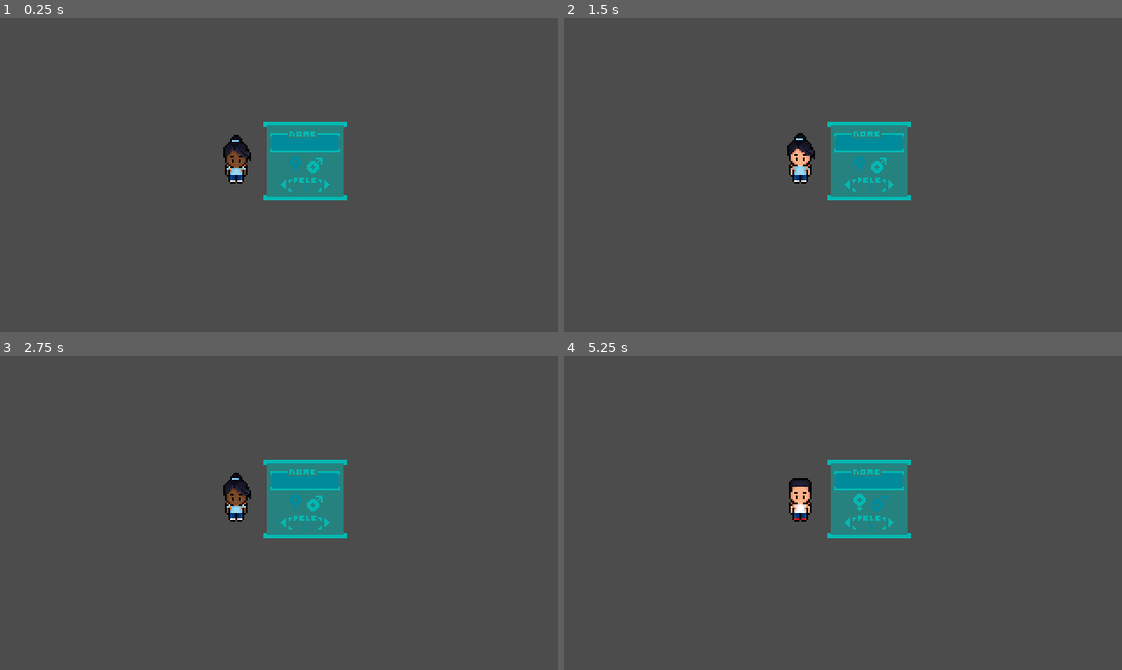
Above: before the commit, frames 1-4 (two rows, left to right).
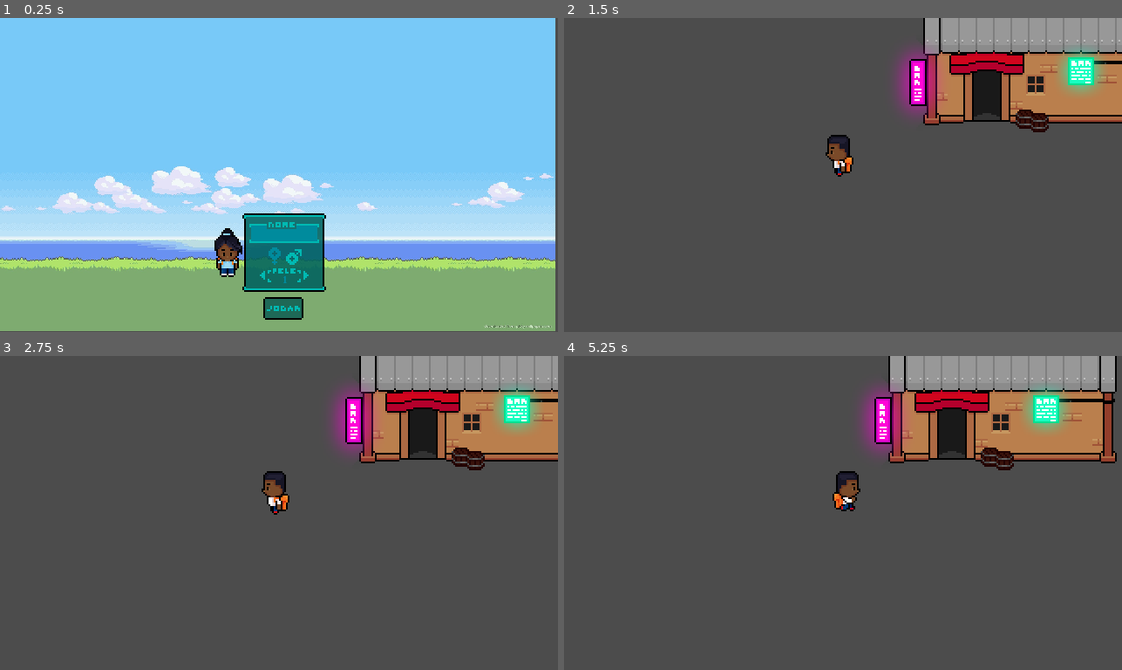
Above: after the commit, the same moments.

Repository: LeonardoLpds/the-game
Game: Godot game, scene res://Scenes/CharCreation/CharCreate.tscn
The game is run twice, just before and just after one commit, with the same random seed, the same clock (stepped at 60 frames per second) and the same inputs. Before the commit the project has no main scene; this scene is started directly in both runs.
Inputs (mouse positions are in pixels of both pictures, inside the frame that each line leads up to):
- Up to frame 1 (0.25 s): no input
- Up to frame 2 (1.5 s): click (848, 306) at 0.52 s; click (893, 184) at 1.27 s
- Up to frame 3 (2.75 s): click (329, 522) at 2.02 s
- Up to frame 4 (5.25 s): click (859, 503) at 2.77 s; click (876, 503) at 3.52 s; click (848, 522) at 4.27 s; hold Right (ui_right) from 5.03 s (still down)

The runs differ from the first frame. In frame 1, 99% of the frame differs, in the area x 0-100%, y 0-100%; in frame 2, 17%; in frame 3, 17%; in frame 4, 19%.

Commit message:
Alterando scene e criando animações do player

Diff:
--- /dev/null
+++ b/Player/Player.gd
@@ -0,0 +1,26 @@
+extends KinematicBody2D
+
+const WALK_SPEED = 130
+const ACCELERATION = 20
+
+var velocity = Vector2.ZERO
+
+onready var animationPlayer = $AnimationPlayer
+onready var animationTree = $AnimationTree
+onready var animationState = animationTree.get("parameters/playback")
+
+func _physics_process(_delta):
+	var x = Input.get_action_strength("ui_right") - Input.get_action_strength("ui_left")
+	var y = Input.get_action_strength("ui_down") - Input.get_action_strength("ui_up")
+	var input = Vector2(x, y).normalized()
+
+	if input != Vector2.ZERO:
+		animationTree.set("parameters/Idle/blend_position", input)
+		animationTree.set("parameters/Run/blend_position", input)
+		animationState.travel("Run")
+		velocity = velocity.move_toward(input * WALK_SPEED, ACCELERATION)
+	else:
+		animationState.travel("Idle")
+		velocity = velocity.move_toward(Vector2.ZERO, ACCELERATION)
+
+	velocity = move_and_slide(velocity)
--- /dev/null
+++ b/Player/Player.tscn
@@ -0,0 +1,337 @@
+[gd_scene load_steps=26 format=2]
+
+[ext_resource path="res://Player/Heroi.png" type="Texture" id=1]
+[ext_resource path="res://Player/Player.gd" type="Script" id=2]
+
+[sub_resource type="CapsuleShape2D" id=1]
+radius = 1.99299
+height = 12.1875
+
+[sub_resource type="Animation" id=2]
+resource_name = "Idle down"
+length = 0.8
+loop = true
+tracks/0/type = "value"
+tracks/0/path = NodePath("Sprite:frame")
+tracks/0/interp = 1
+tracks/0/loop_wrap = true
+tracks/0/imported = false
+tracks/0/enabled = true
+tracks/0/keys = {
+"times": PoolRealArray( 0, 0.4 ),
+"transitions": PoolRealArray( 1, 1 ),
+"update": 1,
+"values": [ 12, 13 ]
+}
+tracks/1/type = "value"
+tracks/1/path = NodePath("Sprite:flip_h")
+tracks/1/interp = 1
+tracks/1/loop_wrap = true
+tracks/1/imported = false
+tracks/1/enabled = true
+tracks/1/keys = {
+"times": PoolRealArray( 0 ),
+"transitions": PoolRealArray( 1 ),
+"update": 1,
+"values": [ false ]
+}
+
+[sub_resource type="Animation" id=3]
+resource_name = "Idle left"
+length = 0.8
+loop = true
+tracks/0/type = "value"
+tracks/0/path = NodePath("Sprite:frame")
+tracks/0/interp = 1
+tracks/0/loop_wrap = true
+tracks/0/imported = false
+tracks/0/enabled = true
+tracks/0/keys = {
+"times": PoolRealArray( 0, 0.4 ),
+"transitions": PoolRealArray( 1, 1 ),
+"update": 1,
+"values": [ 16, 17 ]
+}
+tracks/1/type = "value"
+tracks/1/path = NodePath("Sprite:flip_h")
+tracks/1/interp = 1
+tracks/1/loop_wrap = true
+tracks/1/imported = false
+tracks/1/enabled = true
+tracks/1/keys = {
+"times": PoolRealArray( 0 ),
+"transitions": PoolRealArray( 1 ),
+"update": 1,
+"values": [ false ]
+}
+
+[sub_resource type="Animation" id=4]
+resource_name = "Idle right"
+length = 0.8
+loop = true
+tracks/0/type = "value"
+tracks/0/path = NodePath("Sprite:frame")
+tracks/0/interp = 1
+tracks/0/loop_wrap = true
+tracks/0/imported = false
+tracks/0/enabled = true
+tracks/0/keys = {
+"times": PoolRealArray( 0, 0.4 ),
+"transitions": PoolRealArray( 1, 1 ),
+"update": 1,
+"values": [ 16, 17 ]
+}
+tracks/1/type = "value"
+tracks/1/path = NodePath("Sprite:flip_h")
+tracks/1/interp = 1
+tracks/1/loop_wrap = true
+tracks/1/imported = false
+tracks/1/enabled = true
+tracks/1/keys = {
+"times": PoolRealArray( 0 ),
+"transitions": PoolRealArray( 1 ),
+"update": 1,
+"values": [ true ]
+}
+
+[sub_resource type="Animation" id=5]
+resource_name = "Idle up"
+length = 0.8
+loop = true
+tracks/0/type = "value"
+tracks/0/path = NodePath("Sprite:frame")
+tracks/0/interp = 1
+tracks/0/loop_wrap = true
+tracks/0/imported = false
+tracks/0/enabled = true
+tracks/0/keys = {
+"times": PoolRealArray( 0, 0.4 ),
+"transitions": PoolRealArray( 1, 1 ),
+"update": 1,
+"values": [ 20, 21 ]
+}
+tracks/1/type = "value"
+tracks/1/path = NodePath("Sprite:flip_h")
+tracks/1/interp = 1
+tracks/1/loop_wrap = true
+tracks/1/imported = false
+tracks/1/enabled = true
+tracks/1/keys = {
+"times": PoolRealArray( 0 ),
+"transitions": PoolRealArray( 1 ),
+"update": 1,
+"values": [ false ]
+}
+
+[sub_resource type="Animation" id=6]
+length = 0.8
+loop = true
+tracks/0/type = "value"
+tracks/0/path = NodePath("Sprite:frame")
+tracks/0/interp = 1
+tracks/0/loop_wrap = true
+tracks/0/imported = false
+tracks/0/enabled = true
+tracks/0/keys = {
+"times": PoolRealArray( 0, 0.1, 0.2, 0.3, 0.4, 0.5, 0.6, 0.7 ),
+"transitions": PoolRealArray( 1, 1, 1, 1, 1, 1, 1, 1 ),
+"update": 1,
+"values": [ 24, 25, 26, 27, 28, 29, 30, 31 ]
+}
+tracks/1/type = "value"
+tracks/1/path = NodePath("Sprite:flip_h")
+tracks/1/interp = 1
+tracks/1/loop_wrap = true
+tracks/1/imported = false
+tracks/1/enabled = true
+tracks/1/keys = {
+"times": PoolRealArray( 0 ),
+"transitions": PoolRealArray( 1 ),
+"update": 1,
+"values": [ false ]
+}
+
+[sub_resource type="Animation" id=7]
+length = 0.8
+loop = true
+tracks/0/type = "value"
+tracks/0/path = NodePath("Sprite:frame")
+tracks/0/interp = 1
+tracks/0/loop_wrap = true
+tracks/0/imported = false
+tracks/0/enabled = true
+tracks/0/keys = {
+"times": PoolRealArray( 0, 0.1, 0.2, 0.3, 0.4, 0.5, 0.6, 0.7 ),
+"transitions": PoolRealArray( 1, 1, 1, 1, 1, 1, 1, 1 ),
+"update": 1,
+"values": [ 36, 37, 38, 39, 40, 41, 42, 43 ]
+}
+tracks/1/type = "value"
+tracks/1/path = NodePath("Sprite:flip_h")
+tracks/1/interp = 1
+tracks/1/loop_wrap = true
+tracks/1/imported = false
+tracks/1/enabled = true
+tracks/1/keys = {
+"times": PoolRealArray( 0 ),
+"transitions": PoolRealArray( 1 ),
+"update": 1,
+"values": [ false ]
+}
+
+[sub_resource type="Animation" id=8]
+length = 0.8
+loop = true
+tracks/0/type = "value"
+tracks/0/path = NodePath("Sprite:frame")
+tracks/0/interp = 1
+tracks/0/loop_wrap = true
+tracks/0/imported = false
+tracks/0/enabled = true
+tracks/0/keys = {
+"times": PoolRealArray( 0, 0.1, 0.2, 0.3, 0.4, 0.5, 0.6, 0.7 ),
+"transitions": PoolRealArray( 1, 1, 1, 1, 1, 1, 1, 1 ),
+"update": 1,
+"values": [ 36, 37, 38, 39, 40, 41, 42, 43 ]
+}
+tracks/1/type = "value"
+tracks/1/path = NodePath("Sprite:flip_h")
+tracks/1/interp = 1
+tracks/1/loop_wrap = true
+tracks/1/imported = false
+tracks/1/enabled = true
+tracks/1/keys = {
+"times": PoolRealArray( 0 ),
+"transitions": PoolRealArray( 1 ),
+"update": 1,
+"values": [ true ]
+}
+
+[sub_resource type="Animation" id=9]
+length = 0.8
+loop = true
+tracks/0/type = "value"
+tracks/0/path = NodePath("Sprite:frame")
+tracks/0/interp = 1
+tracks/0/loop_wrap = true
+tracks/0/imported = false
+tracks/0/enabled = true
+tracks/0/keys = {
+"times": PoolRealArray( 0, 0.1, 0.2, 0.3, 0.4, 0.5, 0.6, 0.7 ),
+"transitions": PoolRealArray( 1, 1, 1, 1, 1, 1, 1, 1 ),
+"update": 1,
+"values": [ 48, 49, 50, 51, 52, 53, 54, 55 ]
+}
+tracks/1/type = "value"
+tracks/1/path = NodePath("Sprite:flip_h")
+tracks/1/interp = 1
+tracks/1/loop_wrap = true
+tracks/1/imported = false
+tracks/1/enabled = true
+tracks/1/keys = {
+"times": PoolRealArray( 0 ),
+"transitions": PoolRealArray( 1 ),
+"update": 1,
+"values": [ false ]
+}
+
+[sub_resource type="AnimationNodeAnimation" id=13]
+animation = "Idle left"
+
+[sub_resource type="AnimationNodeAnimation" id=14]
+animation = "Idle down"
+
+[sub_resource type="AnimationNodeAnimation" id=15]
+animation = "Idle right"
+
+[sub_resource type="AnimationNodeAnimation" id=16]
+animation = "Idle up"
+
+[sub_resource type="AnimationNodeBlendSpace2D" id=10]
+blend_point_0/node = SubResource( 13 )
+blend_point_0/pos = Vector2( -1, 0 )
+blend_point_1/node = SubResource( 14 )
+blend_point_1/pos = Vector2( 0, 1.1 )
+blend_point_2/node = SubResource( 15 )
+blend_point_2/pos = Vector2( 1, 0 )
+blend_point_3/node = SubResource( 16 )
+blend_point_3/pos = Vector2( 0, -1.1 )
+min_space = Vector2( -1, -1.1 )
+max_space = Vector2( 1, 1.1 )
+blend_mode = 1
+
+[sub_resource type="AnimationNodeAnimation" id=17]
+animation = "Run left"
+
+[sub_resource type="AnimationNodeAnimation" id=18]
+animation = "Run down"
+
+[sub_resource type="AnimationNodeAnimation" id=19]
+animation = "Run right"
+
+[sub_resource type="AnimationNodeAnimation" id=20]
+animation = "Run up"
+
+[sub_resource type="AnimationNodeBlendSpace2D" id=21]
+blend_point_0/node = SubResource( 17 )
+blend_point_0/pos = Vector2( -1, 0 )
+blend_point_1/node = SubResource( 18 )
+blend_point_1/pos = Vector2( 0, 1.1 )
+blend_point_2/node = SubResource( 19 )
+blend_point_2/pos = Vector2( 1, 0 )
+blend_point_3/node = SubResource( 20 )
+blend_point_3/pos = Vector2( 0, -1.1 )
+min_space = Vector2( -1, -1.1 )
+max_space = Vector2( 1, 1.1 )
+blend_mode = 1
+
+[sub_resource type="AnimationNodeStateMachineTransition" id=22]
+
+[sub_resource type="AnimationNodeStateMachineTransition" id=23]
+
+[sub_resource type="AnimationNodeStateMachine" id=11]
+states/Idle/node = SubResource( 10 )
+states/Idle/position = Vector2( 443, 132 )
+states/Run/node = SubResource( 21 )
+states/Run/position = Vector2( 651, 132 )
+transitions = [ "Idle", "Run", SubResource( 22 ), "Run", "Idle", SubResource( 23 ) ]
+start_node = "Idle"
+graph_offset = Vector2( 37, 15 )
+
+[sub_resource type="AnimationNodeStateMachinePlayback" id=12]
+
+[node name="Player" type="KinematicBody2D"]
+script = ExtResource( 2 )
+
+[node name="Sprite" type="Sprite" parent="."]
+position = Vector2( 0, -6.34048 )
+texture = ExtResource( 1 )
+hframes = 12
+vframes = 8
+frame = 17
+
+[node name="CollisionShape2D" type="CollisionShape2D" parent="."]
+position = Vector2( 0, -0.7 )
+rotation = 1.57079
+shape = SubResource( 1 )
+
+[node name="Camera2D" type="Camera2D" parent="."]
+current = true
+
+[node name="AnimationPlayer" type="AnimationPlayer" parent="."]
+"anims/Idle down" = SubResource( 2 )
+"anims/Idle left" = SubResource( 3 )
+"anims/Idle right" = SubResource( 4 )
+"anims/Idle up" = SubResource( 5 )
+"anims/Run down" = SubResource( 6 )
+"anims/Run left" = SubResource( 7 )
+"anims/Run right" = SubResource( 8 )
+"anims/Run up" = SubResource( 9 )
+
+[node name="AnimationTree" type="AnimationTree" parent="."]
+tree_root = SubResource( 11 )
+anim_player = NodePath("../AnimationPlayer")
+active = true
+parameters/playback = SubResource( 12 )
+parameters/Idle/blend_position = Vector2( 0, 0 )
+parameters/Run/blend_position = Vector2( 0, 0 )
--- a/Scenes/CharCreation/CharCreate.gd
+++ b/Scenes/CharCreation/CharCreate.gd
@@ -53,3 +53,6 @@
 		character += "_alt"
 	sprite.texture = sprites[character]
 	label.text = String(skin + 1)
+
+func _on_PlayButton_pressed():
+	get_tree().change_scene("res://Scenes/City/City.tscn")
--- a/Scenes/CharCreation/CharCreate.tscn
+++ b/Scenes/CharCreation/CharCreate.tscn
@@ -10,10 +10,14 @@
 [ext_resource path="res://Assets/Ui/male_button.png" type="Texture" id=8]
 [ext_resource path="res://Assets/Ui/female_button_pressed.png" type="Texture" id=9]
 [ext_resource path="res://Assets/Fonts/manaspc.tres" type="DynamicFont" id=10]
+[ext_resource path="res://Assets/Images/background.jpg" type="Texture" id=11]
+[ext_resource path="res://Assets/Ui/background.png" type="Texture" id=12]
+[ext_resource path="res://Assets/Ui/play_button.png" type="Texture" id=13]
+[ext_resource path="res://Assets/Ui/play_button_pressed.png" type="Texture" id=14]
+
+[sub_resource type="StyleBoxEmpty" id=1]
 
 [sub_resource type="StyleBoxEmpty" id=2]
-
-[sub_resource type="StyleBoxEmpty" id=1]
 
 [sub_resource type="Animation" id=3]
 resource_name = "Idle"
@@ -35,17 +39,21 @@
 [node name="CharCreate" type="Node2D"]
 script = ExtResource( 4 )
 
+[node name="Sprite" type="Sprite" parent="."]
+position = Vector2( 159.268, 89.7759 )
+scale = Vector2( 0.165905, 0.149626 )
+texture = ExtResource( 11 )
+
 [node name="CreationScreen" type="Sprite" parent="."]
-position = Vector2( 175, 82 )
-texture = ExtResource( 3 )
-region_enabled = true
+position = Vector2( 162.979, 134.275 )
+texture = ExtResource( 12 )
 region_rect = Rect2( 0, 0, 48, 45 )
 
 [node name="Female" type="TextureButton" parent="CreationScreen"]
-margin_left = -9.0
-margin_top = -3.00001
-margin_right = -2.0
-margin_bottom = 6.99999
+margin_left = -8.99872
+margin_top = -3.28063
+margin_right = -1.99872
+margin_bottom = 6.71937
 texture_normal = ExtResource( 6 )
 texture_pressed = ExtResource( 9 )
 __meta__ = {
@@ -53,10 +61,10 @@
 }
 
 [node name="Male" type="TextureButton" parent="CreationScreen"]
-margin_left = 1.0
-margin_top = -2.00001
-margin_right = 10.0
-margin_bottom = 6.99999
+margin_left = 1.00128
+margin_top = -2.28063
+margin_right = 10.0013
+margin_bottom = 6.71937
 texture_normal = ExtResource( 8 )
 texture_pressed = ExtResource( 5 )
 __meta__ = {
@@ -64,7 +72,7 @@
 }
 
 [node name="Skin" type="Sprite" parent="CreationScreen"]
-position = Vector2( 0.0525589, 13 )
+position = Vector2( 0.0538406, 12.7194 )
 scale = Vector2( 1.00553, 1 )
 texture = ExtResource( 3 )
 region_enabled = true
@@ -106,7 +114,7 @@
 }
 
 [node name="Name" type="Sprite" parent="CreationScreen"]
-position = Vector2( 0, -11.125 )
+position = Vector2( 0.00128174, -11.4056 )
 texture = ExtResource( 3 )
 region_enabled = true
 region_rect = Rect2( 51.7161, 50.2759, 40.7252, 12.958 )
@@ -128,7 +136,7 @@
 }
 
 [node name="Player" type="Node2D" parent="."]
-position = Vector2( 137.943, 87.3311 )
+position = Vector2( 133.218, 140.878 )
 
 [node name="Sprite" type="Sprite" parent="Player"]
 texture = ExtResource( 2 )
@@ -140,7 +148,19 @@
 autoplay = "Idle"
 anims/Idle = SubResource( 3 )
 
+[node name="PlayButton" type="TextureButton" parent="."]
+margin_left = 151.198
+margin_top = 159.58
+margin_right = 174.198
+margin_bottom = 172.58
+texture_normal = ExtResource( 13 )
+texture_pressed = ExtResource( 14 )
+__meta__ = {
+"_edit_use_anchors_": false
+}
+
 [connection signal="pressed" from="CreationScreen/Female" to="." method="_on_Female_pressed"]
 [connection signal="pressed" from="CreationScreen/Male" to="." method="_on_TextureButton_pressed"]
 [connection signal="pressed" from="CreationScreen/Skin/Next" to="." method="_on_Next_pressed"]
 [connection signal="pressed" from="CreationScreen/Skin/Previous" to="." method="_on_Previous_pressed"]
+[connection signal="pressed" from="PlayButton" to="." method="_on_PlayButton_pressed"]
--- /dev/null
+++ b/Scenes/City/Bar.tscn
@@ -0,0 +1,16 @@
+[gd_scene load_steps=3 format=2]
+
+[ext_resource path="res://Assets/Images/bar.png" type="Texture" id=1]
+
+[sub_resource type="RectangleShape2D" id=1]
+extents = Vector2( 63.3945, 18.3194 )
+
+[node name="Bar" type="StaticBody2D"]
+
+[node name="Sprite" type="Sprite" parent="."]
+position = Vector2( 0, -39.4262 )
+texture = ExtResource( 1 )
+
+[node name="CollisionShape2D" type="CollisionShape2D" parent="."]
+position = Vector2( 13.0329, -12.3236 )
+shape = SubResource( 1 )
--- /dev/null
+++ b/Scenes/City/City.tscn
@@ -0,0 +1,14 @@
+[gd_scene load_steps=3 format=2]
+
+[ext_resource path="res://Scenes/City/Bar.tscn" type="PackedScene" id=1]
+[ext_resource path="res://Player/Player.tscn" type="PackedScene" id=2]
+
+[node name="City" type="Node2D"]
+
+[node name="YSort" type="YSort" parent="."]
+
+[node name="Player" parent="YSort" instance=ExtResource( 2 )]
+position = Vector2( 40.6934, 87.2496 )
+
+[node name="Bar" parent="YSort" instance=ExtResource( 1 )]
+position = Vector2( 139.426, 52.4455 )
--- a/project.godot
+++ b/project.godot
@@ -11,6 +11,7 @@
 [application]
 
 config/name="Trigg the Game"
+run/main_scene="res://Scenes/CharCreation/CharCreate.tscn"
 config/icon="res://icon.png"
 
 [display]
@@ -45,6 +46,37 @@
 "svg/scale": 1.0
 }
 
+[input]
+
+ui_left={
+"deadzone": 0.5,
+"events": [ Object(InputEventKey,"resource_local_to_scene":false,"resource_name":"","device":0,"alt":false,"shift":false,"control":false,"meta":false,"command":false,"pressed":false,"scancode":16777231,"unicode":0,"echo":false,"script":null)
+, Object(InputEventJoypadButton,"resource_local_to_scene":false,"resource_name":"","device":0,"button_index":14,"pressure":0.0,"pressed":false,"script":null)
+, Object(InputEventKey,"resource_local_to_scene":false,"resource_name":"","device":0,"alt":false,"shift":false,"control":false,"meta":false,"command":false,"pressed":false,"scancode":65,"unicode":0,"echo":false,"script":null)
+ ]
+}
+ui_right={
+"deadzone": 0.5,
+"events": [ Object(InputEventKey,"resource_local_to_scene":false,"resource_name":"","device":0,"alt":false,"shift":false,"control":false,"meta":false,"command":false,"pressed":false,"scancode":16777233,"unicode":0,"echo":false,"script":null)
+, Object(InputEventJoypadButton,"resource_local_to_scene":false,"resource_name":"","device":0,"button_index":15,"pressure":0.0,"pressed":false,"script":null)
+, Object(InputEventKey,"resource_local_to_scene":false,"resource_name":"","device":0,"alt":false,"shift":false,"control":false,"meta":false,"command":false,"pressed":false,"scancode":68,"unicode":0,"echo":false,"script":null)
+ ]
+}
+ui_up={
+"deadzone": 0.5,
+"events": [ Object(InputEventKey,"resource_local_to_scene":false,"resource_name":"","device":0,"alt":false,"shift":false,"control":false,"meta":false,"command":false,"pressed":false,"scancode":16777232,"unicode":0,"echo":false,"script":null)
+, Object(InputEventJoypadButton,"resource_local_to_scene":false,"resource_name":"","device":0,"button_index":12,"pressure":0.0,"pressed":false,"script":null)
+, Object(InputEventKey,"resource_local_to_scene":false,"resource_name":"","device":0,"alt":false,"shift":false,"control":false,"meta":false,"command":false,"pressed":false,"scancode":87,"unicode":0,"echo":false,"script":null)
+ ]
+}
+ui_down={
+"deadzone": 0.5,
+"events": [ Object(InputEventKey,"resource_local_to_scene":false,"resource_name":"","device":0,"alt":false,"shift":false,"control":false,"meta":false,"command":false,"pressed":false,"scancode":16777234,"unicode":0,"echo":false,"script":null)
+, Object(InputEventJoypadButton,"resource_local_to_scene":false,"resource_name":"","device":0,"button_index":13,"pressure":0.0,"pressed":false,"script":null)
+, Object(InputEventKey,"resource_local_to_scene":false,"resource_name":"","device":0,"alt":false,"shift":false,"control":false,"meta":false,"command":false,"pressed":false,"scancode":83,"unicode":0,"echo":false,"script":null)
+ ]
+}
+
 [physics]
 
 common/enable_pause_aware_picking=true
Binary file added: Aseprites/city.aseprite
Binary file changed: Aseprites/ui.aseprite
Binary file added: Assets/Images/background.jpg
Not shown, added: Assets/Images/background.jpg.import
Binary file added: Assets/Images/bar.png
Not shown, added: Assets/Images/bar.png.import
Binary file added: Assets/Ui/background.png
Not shown, added: Assets/Ui/background.png.import
Binary file added: Assets/Ui/play_button.png
Not shown, added: Assets/Ui/play_button.png.import
Binary file added: Assets/Ui/play_button_pressed.png
Not shown, added: Assets/Ui/play_button_pressed.png.import
(and 1 more such lines)
